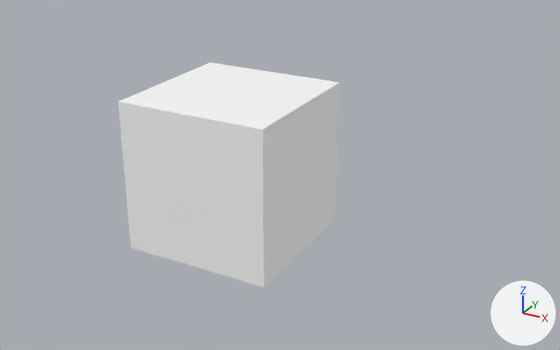
Before and after pictures for a commit that changed the OBJ model project/resources/player/Player.obj.
The view is the same before and after, from a camera (50 mm lens) standing at (5.0, -7.87, 3.94) and looking at (0.97, -0.54, 0.28). The axes (+X, +Y, +Z) are drawn at lower right. The lights are the same throughout. The older version comes first. Where no turn or scale is listed for an object, it has been applied to the vertices.
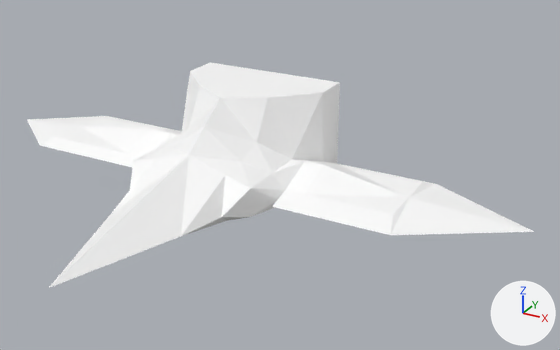
Where the change shows, as pixel boxes (x1, y1, x2, y2) in the pictures (560 x 350 px):
```json
{"object": "Cube", "change": "reshaped", "before": [118, 62, 340, 287], "after": [27, 62, 534, 288], "on screen": "128% wider"}
```

Edits to the scene script, one JSON object a line:
```json
{"block": "me_cube", "where": "# used by ob_cube; location = (0.0, 0.0, 0.0)"}
{"op": "remove", "block": "me_cube", "code": "me_cube.from_pydata(...)  # 8 vertices, 12 faces; spans x -1.0..1.0, y -1.0..1.0, z -1.0..1.0"}
{"op": "add", "block": "me_cube", "code": "me_cube.from_pydata(...)  # 129 vertices, 250 faces; spans x -3.69..3.81, y -3.36..1.0, z -0.71..1.0"}
{"block": "me_cube", "change": "me_cube part 1"}
{"block": "me_cube", "change": "6 vertices are removed from x -1.0..1.0, y -1.0..1.0, z -1.0..1.0"}
{"block": "me_cube", "change": "12 faces are deleted"}
{"block": "me_cube", "change": "76 vertices are added at x -3.69..3.81, y -3.36..0.71, z -0.71..1.0"}
{"block": "me_cube", "change": "13 new vertices lie (0.0, 0.5, 0.0) away from vertices in x -2.62..2.37, y -1.0..0.5, z -0.71..1.0"}
{"block": "me_cube", "change": "7 new vertices lie (0.0, 0.5, 0.0) away from vertices in x -2.62..2.37, y -0.5..0.5, z 0.08..1.0"}
{"block": "me_cube", "change": "5 new vertices lie (0.0, 0.0, -0.5) away from vertices in x -1.0..1.0, y 1.0, z 1.0"}
{"block": "me_cube", "change": "5 new vertices lie (0.0, 0.0, -0.5) away from vertices in x -1.0..1.0, y 1.0, z 0.5"}
{"block": "me_cube", "change": "5 new vertices lie (0.0, 0.0, 0.21) away from vertices in x -1.0..1.0, y 1.0, z -0.71"}
{"block": "me_cube", "change": "8 new vertices lie (0.34, 0.0, 0.0) away from vertices in x -1.35, y -0.7..0.71, z -0.1..0.27"}
{"block": "me_cube", "change": "8 new vertices lie (0.25, 0.0, 0.0) away from vertices in x 1.02, y -0.83..0.7, z -0.1..0.27"}
{"block": "me_cube", "change": "250 new faces join them"}
```
